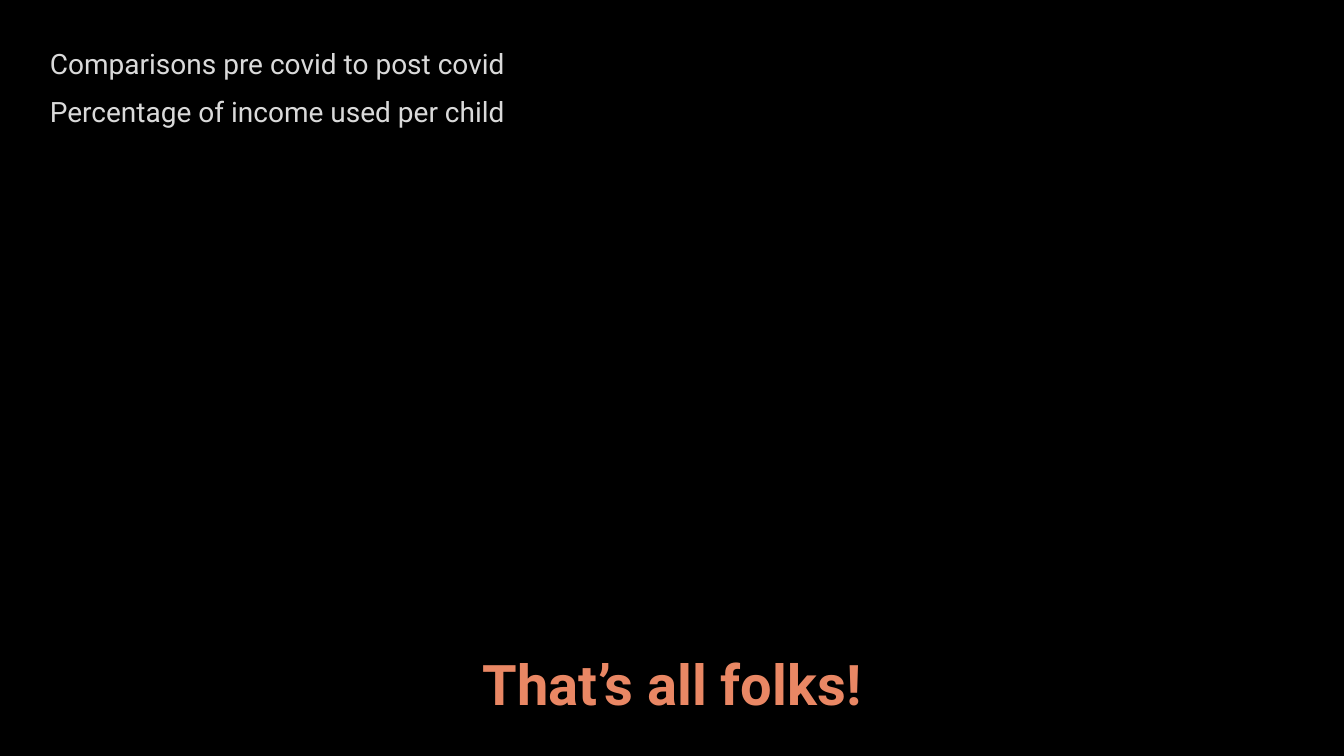
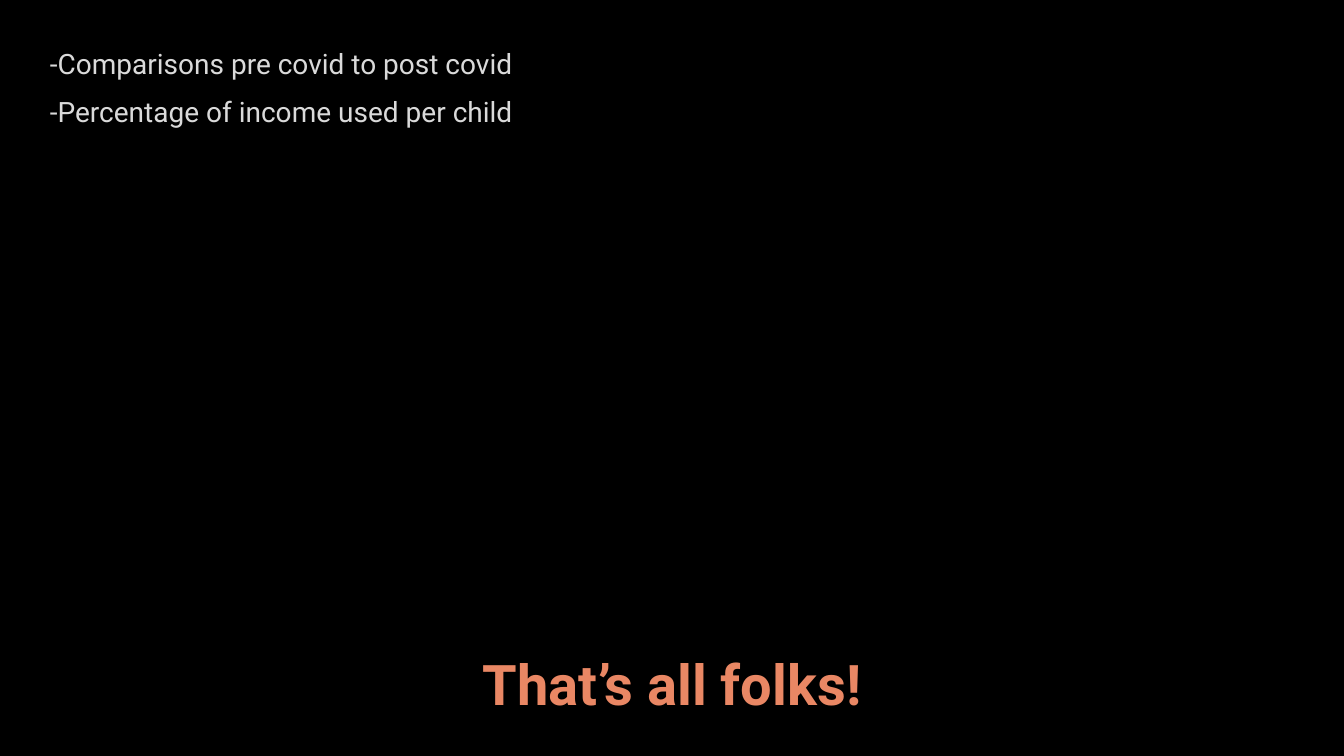
Before and after one commit to Clivesay1/Project-1, a slide deck: slide 14 of Project_1 Slidedeck.pptx (slide 11 before the commit). Drawn at 1344x756 pixels with LibreOffice and Linux fonts; fonts in the diff are those of the drawing; background and template pictures are left out. Boxes give left, top, right and bottom in pixels: in the first picture for what was removed or moved away, otherwise in the second. Text is boxed around its words. In the diff, an @@ line names an element or a change of style, - is before the commit and + after.

```diff
--- a/Project_1 Slidedeck.pptx
+++ b/Project_1 Slidedeck.pptx
@@ text at [50,53,512,128]: text changed @@
-Comparisons pre covid to post covid
-Percentage of income used per child
+-Comparisons pre covid to post covid
+-Percentage of income used per child
```
Also in this commit, not shown: 3 other slides changed, 7 slides added, 4 slides removed, 7 other files.
